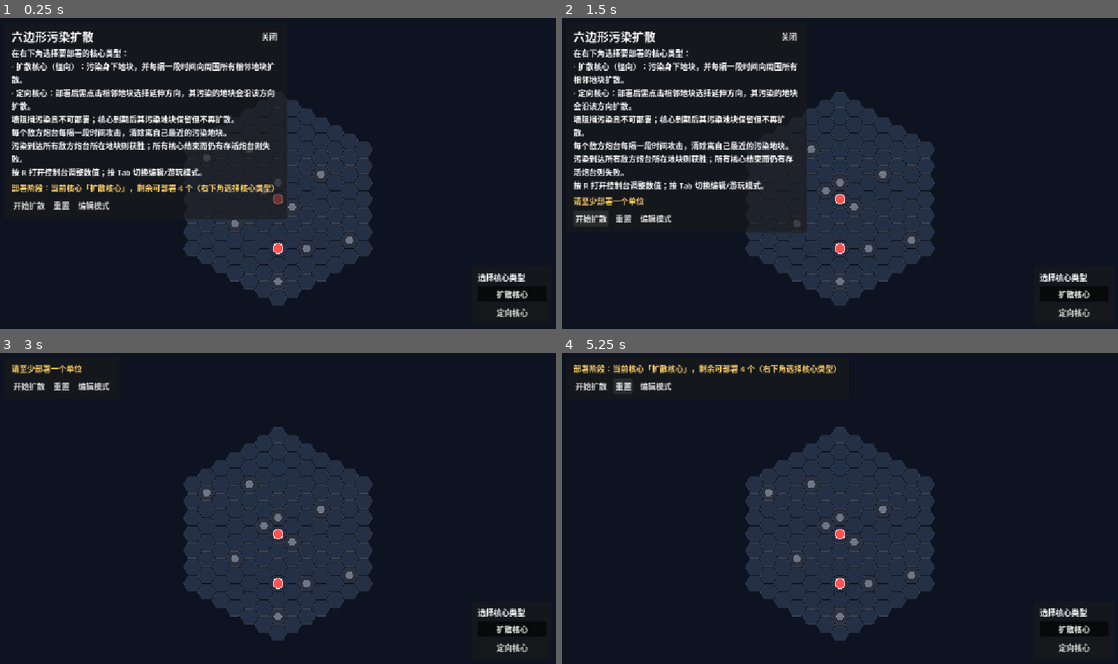
Above: before the commit, frames 1-4 (two rows, left to right).
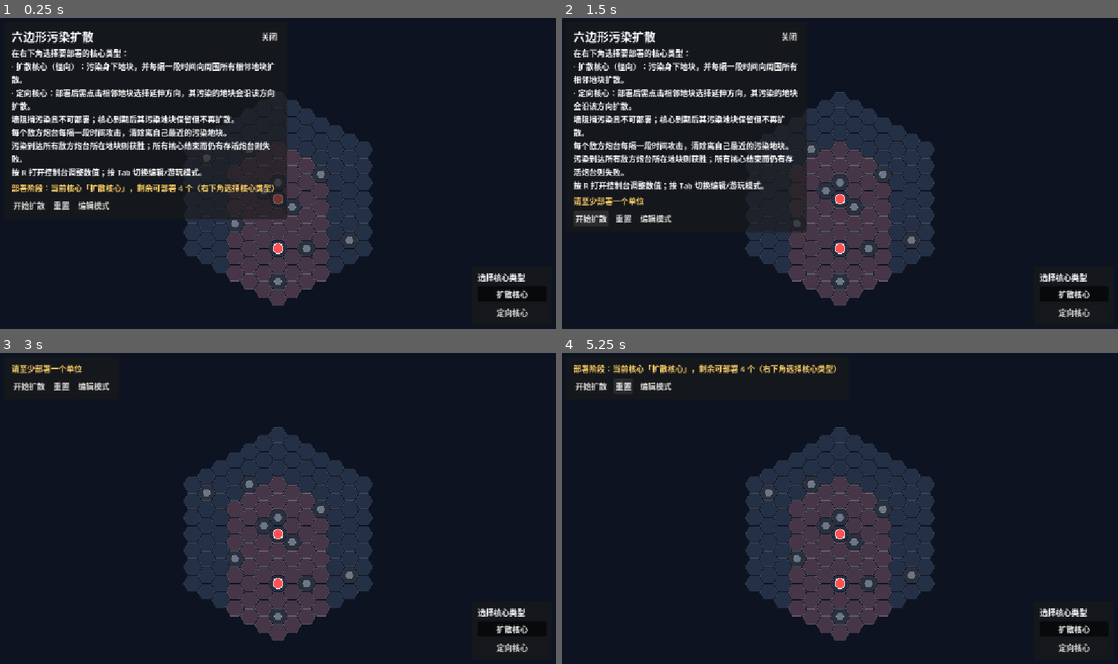
Above: after the commit, the same moments.

Repository: Dilute-l/ProjectGrow
Game: Godot game, scene res://hex_game.tscn
Two runs of this game, one before a commit and one after it. Both use one fixed random seed, a clock stepped at 60 frames per second and the inputs below.
Inputs:
- Up to frame 1 (0.25 s): no input
- Up to frame 2 (1.5 s): click "开始扩散" at 0.5 s; click "开始扩散" at 1.25 s
- Up to frame 3 (3 s): click "开始扩散" at 2 s; click "关闭" at 2.75 s
- Up to frame 4 (5.25 s): click "开始扩散" at 3.5 s; click "开始扩散" at 4.25 s; click "重置" at 5 s

The runs differ from the first frame. In frame 1, 4.3% of the frame differs, in the area x 40-60%, y 41-93%; in frame 2, 5.5%; in frame 3, 5.9%, in the area x 40-60%, y 39-93%; in frame 4, 5.9%.

Commit message:
highlight

Diff:
--- a/scripts/hex_game.gd
+++ b/scripts/hex_game.gd
@@ -22,6 +22,7 @@
 const HEX_SIZE_DEFAULT := 26.0              # 六边形中心到顶点的距离（像素，默认）
 const MAX_UNITS_DEFAULT := 4                # 最大部署数量（默认）
 const ENEMY_ATTACK_INTERVAL_DEFAULT := 0.5  # 敌方攻击间隔（秒，默认）
+const TURRET_ATTACK_RANGE := 3              # 炮台攻击范围（格），用于范围高亮；与 enemy_turret.gd 默认一致
 
 # 运行时数值（可在控制台修改）
 var hex_size := HEX_SIZE_DEFAULT
@@ -395,6 +396,10 @@
 	draw_rect(Rect2(Vector2.ZERO, get_viewport_rect().size), COL_BG)
 	for cell in all_cells():
 		draw_hex(hex_center(cell), hex_size - 1.2, _tile_color(cell))
+	# 炮台攻击范围高亮
+	for cell in all_cells():
+		if not walls.has(cell) and not turret_positions.has(cell) and _in_any_turret_range(cell):
+			draw_hex(hex_center(cell), hex_size - 1.2, Color(1.0, 0.35, 0.35, 0.16))
 	# 墙（内部实心块 + 边框）
 	for cell in walls:
 		var c := hex_center(cell)
@@ -826,6 +831,17 @@
 		if t.alive:
 			n += 1
 	return n
+
+func _in_any_turret_range(cell: Vector2i) -> bool:
+	if mode == Mode.EDIT:
+		for p in turret_positions:
+			if cube_dist(cell, p) <= TURRET_ATTACK_RANGE:
+				return true
+	else:
+		for t in turret_map.values():
+			if t.alive and cube_dist(cell, t.coord) <= t.attack_range:
+				return true
+	return false
 # ---------------------------------------------------------------------------
 # HUD
 # ---------------------------------------------------------------------------
